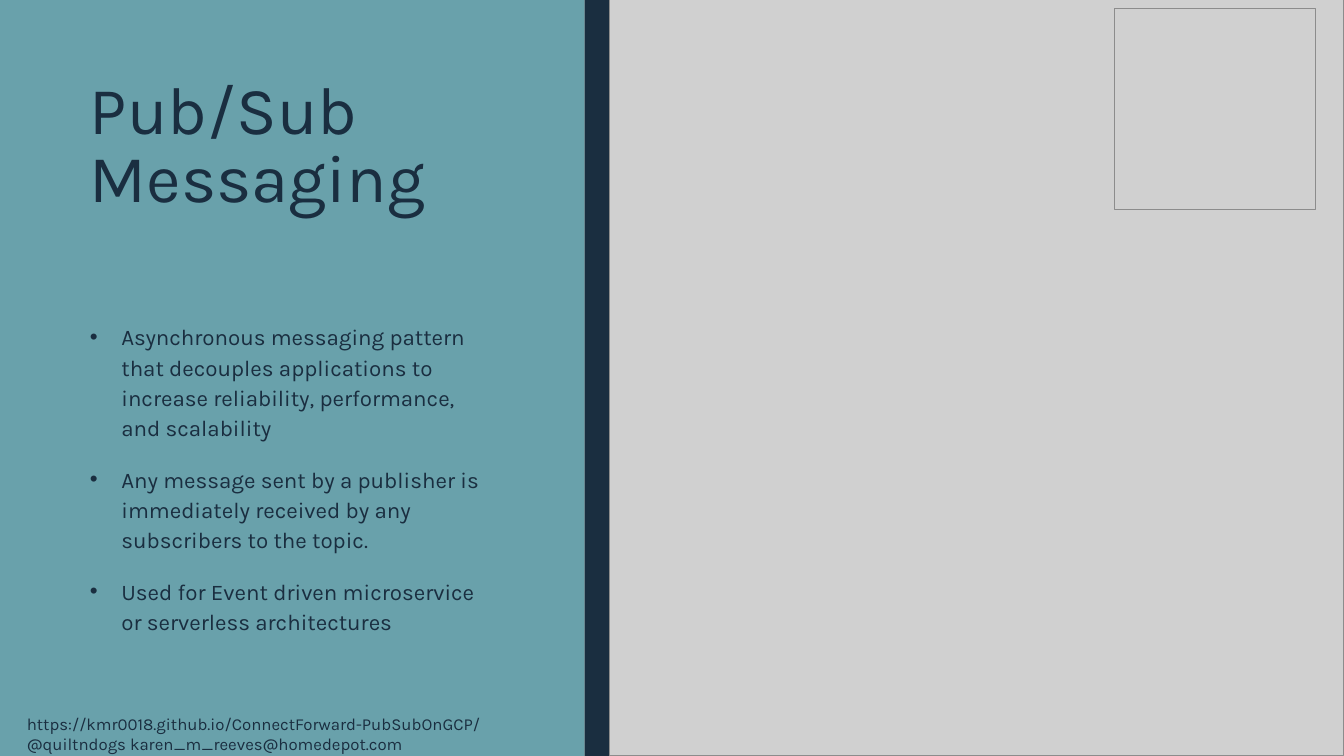
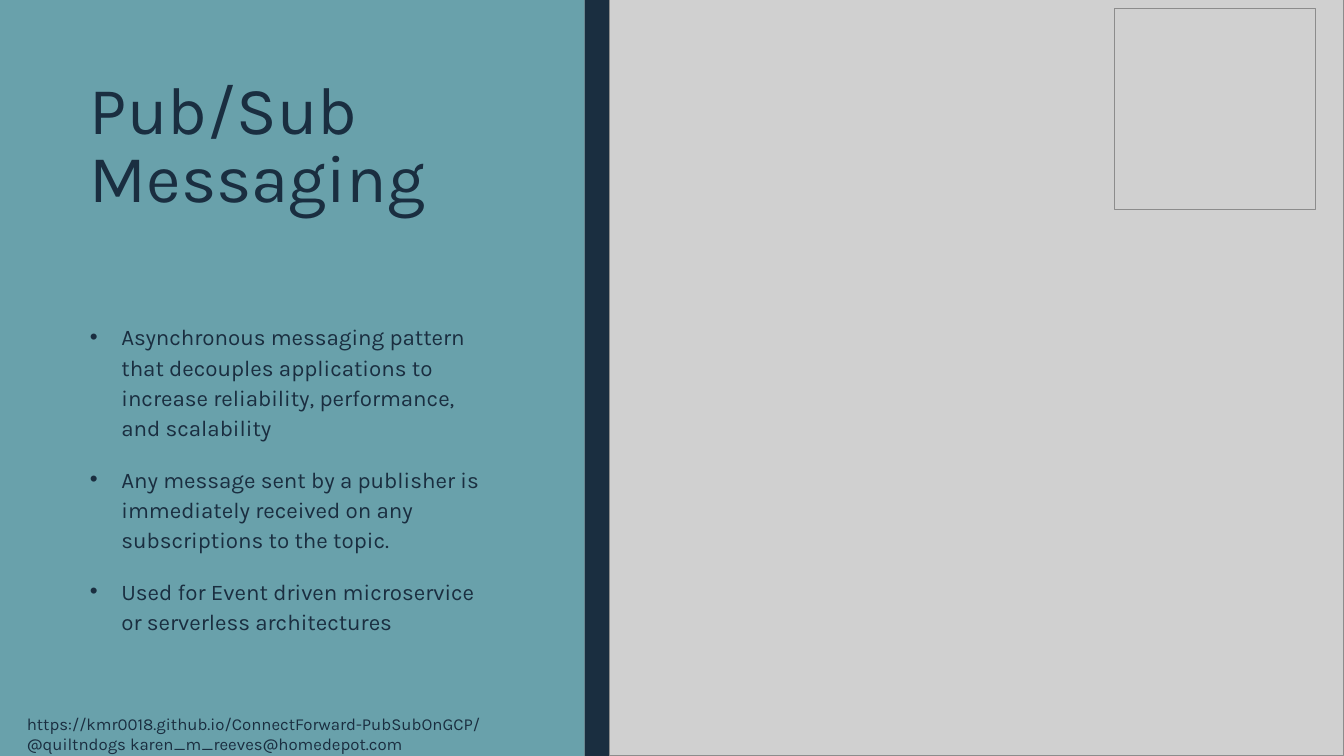
Before and after one commit to kmr0018/ConnectForward-PubSubOnGCP, a slide deck: slide 3 of PubSubGcpPresentation.pptx. Drawn at 1344x756 pixels with LibreOffice and Linux fonts; fonts in the diff are those of the drawing; grey boxes stand for pictures. Boxes give left, top, right and bottom in pixels: in the first picture for what was removed or moved away, otherwise in the second. Text is boxed around its words. In the diff, an @@ line names an element or a change of style, - is before the commit and + after.

```diff
--- a/PubSubGcpPresentation.pptx
+++ b/PubSubGcpPresentation.pptx
@@ text at [121, 473, 478, 553]: text changed @@
-• Any message sent by a publisher is immediately received by any subscribers to the topic.
+• Any message sent by a publisher is immediately received on any subscriptions to the topic.
```
Also in this commit, not shown: 9 other slides changed, 2 slides removed, 1 other file.
